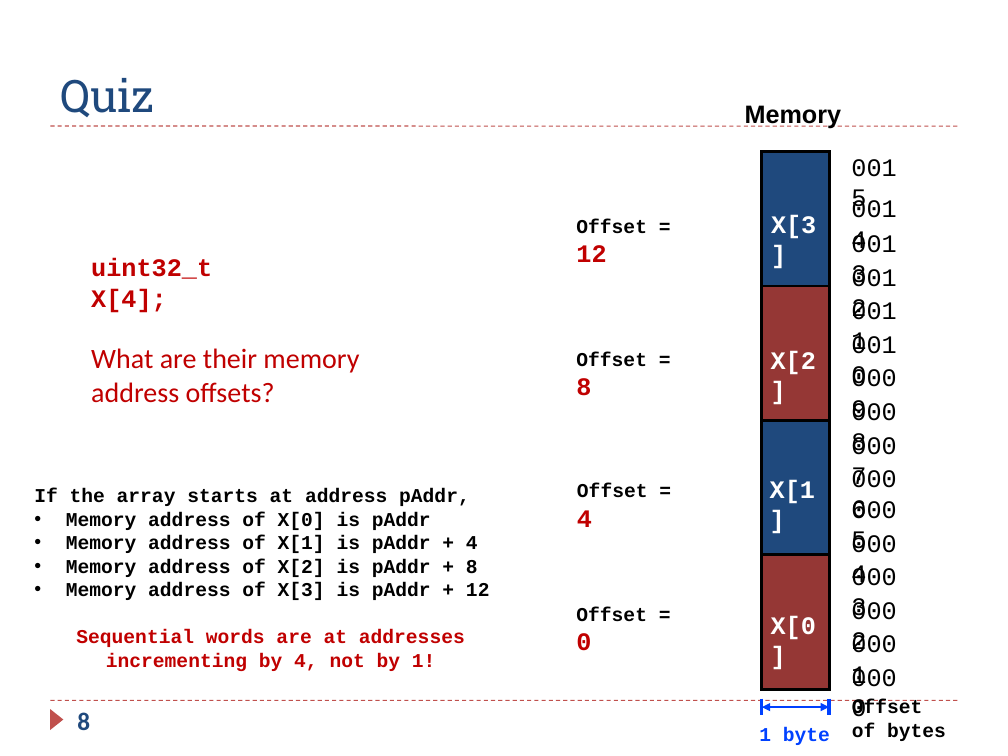
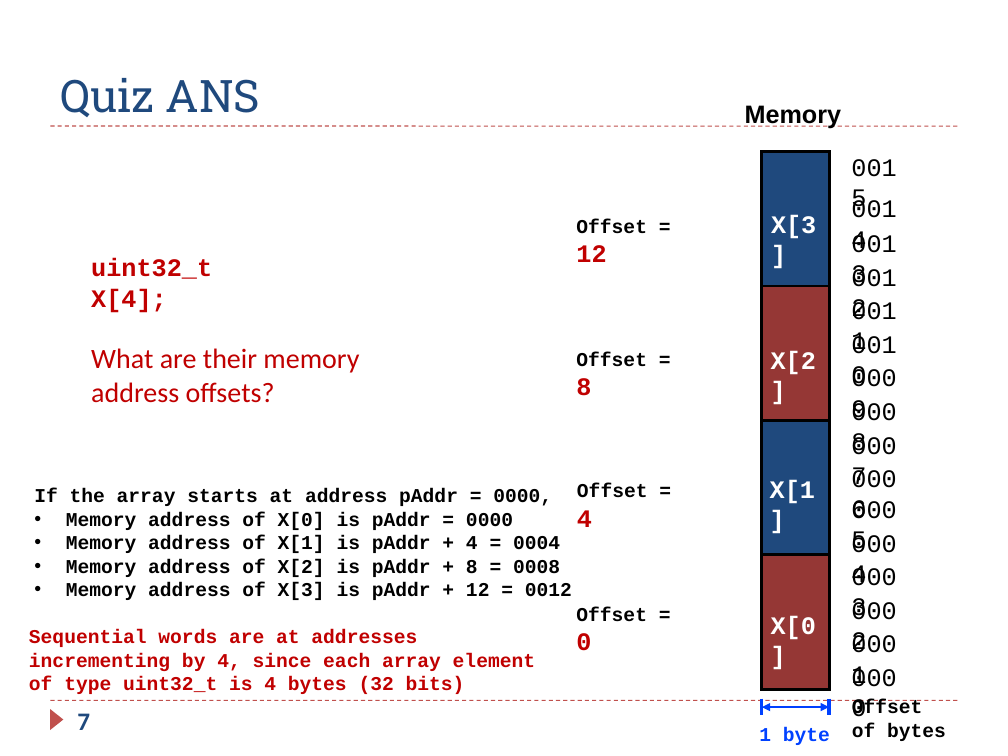
Before and after one commit to guhofstra/CSC111Fa25, a slide deck: slide 7 of PPTs/Ch5 ARM Load Store.pptx (slide 8 before the commit). Drawn at 1008x756 pixels with LibreOffice and Linux fonts; fonts in the diff are those of the drawing. Boxes give left, top, right and bottom in pixels: in the first picture for what was removed or moved away, otherwise in the second. Text is boxed around its words. In the diff, an @@ line names an element or a change of style, - is before the commit and + after.

```diff
--- a/PPTs/Ch5 ARM Load Store.pptx
+++ b/PPTs/Ch5 ARM Load Store.pptx
@@ title at [60, 78, 261, 117]: text changed @@
-Quiz
+Quiz ANS
@@ text at [34, 488, 572, 600]: text changed @@
-If the array starts at address pAddr,
-• Memory address of X[0] is pAddr
-• Memory address of X[1] is pAddr + 4
-• Memory address of X[2] is pAddr + 8
-• Memory address of X[3] is pAddr + 12
+If the array starts at address pAddr = 0000,
+• Memory address of X[0] is pAddr = 0000
+• Memory address of X[1] is pAddr + 4 = 0004
+• Memory address of X[2] is pAddr + 8 = 0008
+• Memory address of X[3] is pAddr + 12 = 0012
@@ text at [29, 629, 535, 694]: text changed @@
-Sequential words are at addresses incrementing by 4, not by 1!
+Sequential words are at addresses incrementing by 4, since each array element of type uint32_t is 4 bytes (32 bits)
@@ page number at [77, 713, 90, 730]: text changed @@
-8
+7
```
Also in this commit, not shown: 17 other slides changed, 5 slides removed, 12 other files.
